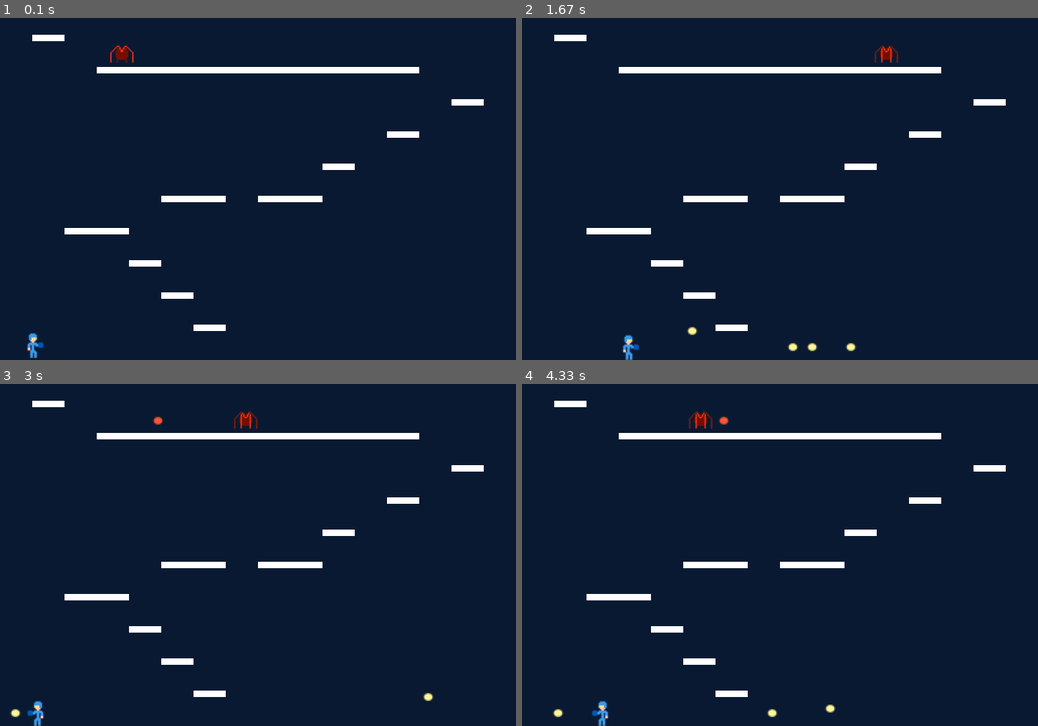
Above: before the commit, frames 1-4 (two rows, left to right).
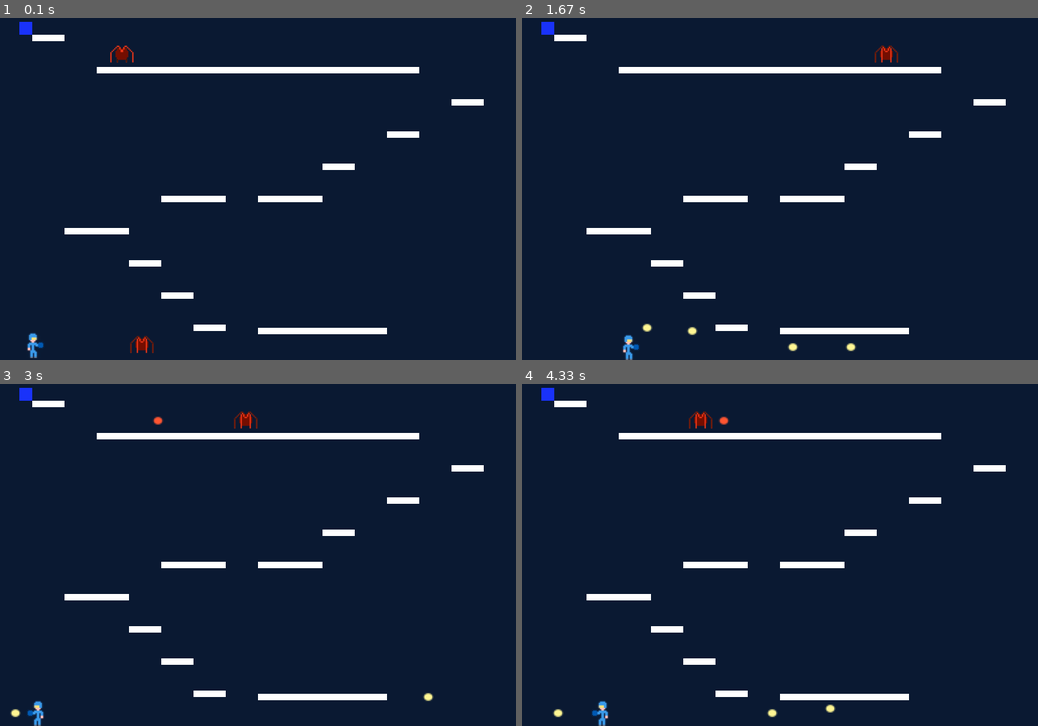
Above: after the commit, the same moments.

Repository: BGamber/myPyGame
Game: pygame game, started from pygaman.py
Two runs of this game, one before a commit and one after it. Both use one fixed random seed, a clock stepped at 60 frames per second and the inputs below. The source is Python 2; it was converted automatically to run under Python 3.
Inputs:
- Up to frame 1 (0.1 s): no input
- Up to frame 2 (1.67 s): tap Space at 0.33, 0.73, 1.03, 1.23, 1.57 s; hold Right 0.67-1.13 s; hold Up 1.17-1.47 s; hold Right from 1.5 s (still down)
- Up to frame 3 (3 s): tap Space at 1.87, 2.07, 2.37, 2.63, 2.93 s; release Right at 1.97 s; hold Left 2-2.53 s; hold Left 2.57-2.97 s
- Up to frame 4 (4.33 s): hold Up 3-3.37 s; tap Space at 3.07, 3.47, 3.77, 4.13 s; hold Right 3.4-4.03 s; hold Left from 4.07 s (still down)

The runs differ from the first frame. In frame 1, 0.7% of the frame differs, in the area x 3-75%, y 1-99%; in frame 2, 0.6%; in frame 3, 0.6%; in frame 4, 0.6%.

Commit message:
Completed baddies killing player; Added goal; added win/lose text

Diff:
--- a/pygaman.py
+++ b/pygaman.py
@@ -19,6 +19,7 @@
         self.direction = 'right'
         self.rect = pygame.Rect(self.x, self.y, 30, 40)
         self.jump_count = 0
+        self.stage_complete = False
 
     def update(self, window, platforms):
         self.rect = pygame.Rect(self.x, self.y, 30, 40)
@@ -26,6 +27,8 @@
 
         for platform in platforms:
             if self.rect.colliderect(platform.rect):
+                if platform.is_goal == True:
+                    self.stage_complete = True
                 if self.rect.bottom >= (platform.rect.top + self.vert_speed) and \
                 self.rect.right >= platform.rect.left and self.rect.left <= platform.rect.right and \
                 self.vert_speed >= 0:
@@ -55,7 +58,7 @@
             elif self.direction == 'left':
                 return pygame.transform.flip(self.run_anim[0], True, False)
 
-    # Handles player falling and stopping at edge of screen. TODO: Platform collision!
+    # Handles player falling and stopping at edge of screen.
     def gravity(self, window):
         if (self.y + self.rect.height) >= (window.height - self.vert_speed) and self.vert_speed > 0:
             self.vert_speed = 0
@@ -105,13 +108,18 @@
         elif self.direction == 'left' and self.move_speed > 0:
             self.move_speed = -self.move_speed
 
-        self.x += self.move_speed
+        if self.moving == True:
+            self.x += self.move_speed
+
         self.y += self.vert_speed
 
     def render(self, frames=10, counter=0):
-        frame = counter % frames
-        sprite_index = frame / (frames / 2)
-        return self.walk_anim[sprite_index]
+        if self.moving == True:
+            frame = counter % frames
+            sprite_index = frame / (frames / 2)
+            return self.walk_anim[sprite_index]
+        else:
+            return self.walk_anim[0]
 
     def gravity(self, window):
         if (self.y + self.rect.height) >= (window.height - self.vert_speed) and self.vert_speed > 0:
@@ -192,13 +200,15 @@
 
 # Platforms for the player to jump on!
 class Platform(pygame.sprite.Sprite):
-    def __init__(self, x, y, width, height):
+    def __init__(self, x, y, width, height, color=(255, 255, 255), is_goal=False):
         super(Platform, self).__init__()
         self.x = x
         self.y = y
         self. width = width
         self.height = height
         self.rect = pygame.Rect(self.x, self.y, self.width, self.height)
+        self.color = color
+        self.is_goal = is_goal
 
     def getRect(self):
         return (self.x, self.y, self.width, self.height)
@@ -213,10 +223,13 @@
 def main():
     bg = (10, 25, 50)
     white = (255, 255, 255)
+    red = (250, 10, 10)
+    blue = (25, 50, 250)
     pygame.init()
     window = Window(800, 600)
     clock = pygame.time.Clock()
-
+    textF = pygame.font.Font(pygame.font.get_default_font(), 36)
+    textB = pygame.font.Font(pygame.font.get_default_font(), 38)
     players = pygame.sprite.Group()
     player = Pygaman(40, 550)
     players.add(player)
@@ -242,7 +255,9 @@
         Platform(100, 395, 100, 10),
         Platform(200, 445, 50, 10),
         Platform(250, 495, 50, 10),
-        Platform(300, 545, 50, 10)
+        Platform(300, 545, 50, 10),
+        Platform(400, 550, 200, 10),
+        Platform(30, 75, 20, 20, color=blue, is_goal=True)
     ]
 
     enemies0 = [
@@ -250,7 +265,8 @@
     ]
 
     enemies1 = [
-        Baddie(145, 140, moving=True)
+        Baddie(145, 140, moving=True),
+        Baddie(200, 550, direction='left', moving=False)
     ]
 
     stages = [stage0, stage1]
@@ -258,6 +274,7 @@
     current_stage = 1 ## Reset to 0 for game start
     counter = 0
     death_timer = 0
+    win_timer = 0
     playing = True
     while playing:
         if counter == 0:
@@ -303,12 +320,21 @@
             badpellet.update(window, player)
             window.screen.blit(badpellet.render(counter=counter), (badpellet.x, badpellet.y))
         for platform in stages[current_stage]:
-            pygame.draw.rect(window.screen, white, platform.getRect(), 0)
-        if len(players) < 1:
-            # TODO: Put 'YOU LOSE' on-screen
+            pygame.draw.rect(window.screen, platform.color, platform.getRect(), 0)
+
+        if player.stage_complete == True:
+            window.screen.blit(textB.render('YOU WIN', 0, bg), (299, 249))
+            window.screen.blit(textF.render('YOU WIN', 0, blue), (300, 250))
+            win_timer += 1
+            if win_timer >= 100:
+                playing = False ## TODO: Load new stage here
+        elif len(players) < 1:
+            window.screen.blit(textB.render('YOU LOSE', 0, bg), (299, 249))
+            window.screen.blit(textF.render('YOU LOSE', 0, red), (300, 250))
             death_timer += 1
             if death_timer >= 100:
                 playing = False
+
         pygame.display.update()
         clock.tick(60)
 
